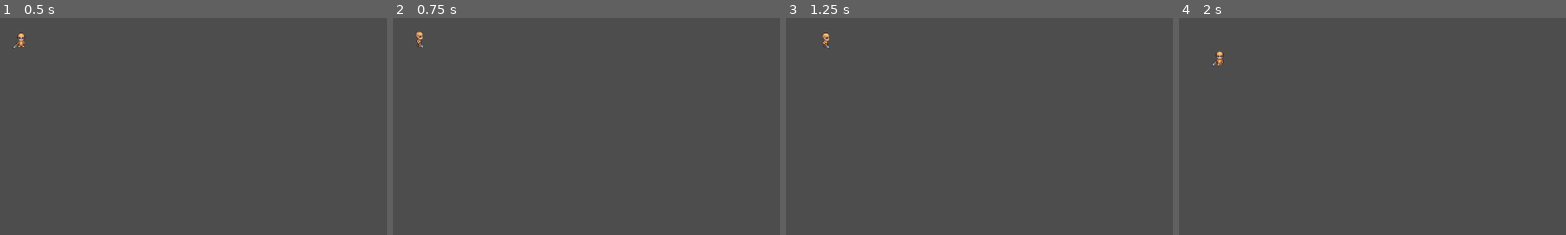
Above: before the commit, frames 1-4 (left to right).
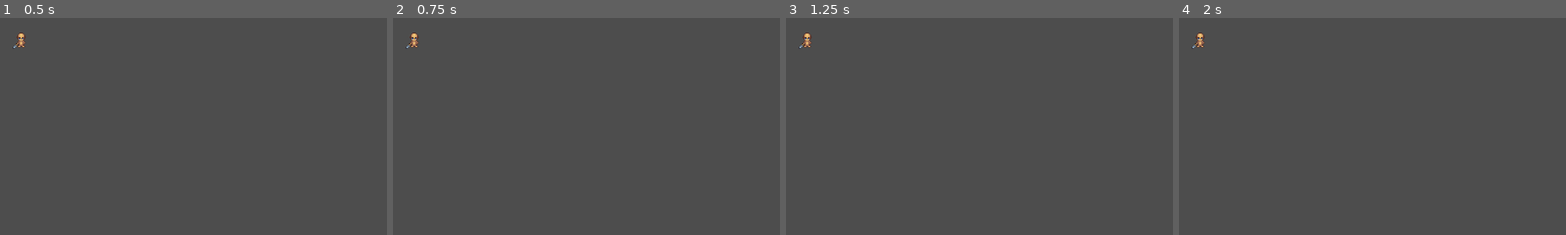
Above: after the commit, the same moments.

Repository: amoxley-developer/monster-survivors
Game: Godot game, scene res://scenes/player.tscn
The game is run twice, just before and just after one commit, with the same random seed, the same clock (stepped at 60 frames per second) and the same inputs. The project has no main scene, so this scene is started directly.
Inputs:
- Up to frame 1 (0.5 s): no input
- Up to frame 2 (0.75 s): tap Enter at 0.5 s; hold Right (ui_right) from 0.53 s (still down); hold Space (dash, bound only after the commit) from 0.53 s (still down)
- Up to frame 3 (1.25 s): keep holding Right (ui_right); keep holding Space (dash, bound only after the commit)
- Up to frame 4 (2 s): release Right (ui_right) at 1.28 s; release Space (dash, bound only after the commit) at 1.28 s; hold Down (ui_down) from 1.28 s (still down); tap Space (dash, bound only after the commit) at 1.35 s
The pictures show only the part of the screen within x 0-50%, y 0-50%; the shares and areas given below are measured in that part.

Frame 1 is identical in both runs. In frame 2, 0.2% of the frame differs, in the area x 3-8%, y 6-14%; in frame 3, 0.2%; in frame 4, 0.3%, in the area x 3-12%, y 6-23%.

Commit message:
create dash state

Diff:
--- a/project.godot
+++ b/project.godot
@@ -13,6 +13,14 @@
 config/name="Monster Survivors"
 config/features=PackedStringArray("4.4", "Forward Plus")
 
+[input]
+
+dash={
+"deadzone": 0.2,
+"events": [Object(InputEventKey,"resource_local_to_scene":false,"resource_name":"","device":-1,"window_id":0,"alt_pressed":false,"shift_pressed":false,"ctrl_pressed":false,"meta_pressed":false,"pressed":false,"keycode":0,"physical_keycode":32,"key_label":0,"unicode":32,"location":0,"echo":false,"script":null)
+]
+}
+
 [rendering]
 
 textures/canvas_textures/default_texture_filter=0
--- a/scenes/player.tscn
+++ b/scenes/player.tscn
@@ -1,9 +1,10 @@
-[gd_scene load_steps=47 format=3 uid="uid://b5anm4sqfhewq"]
+[gd_scene load_steps=48 format=3 uid="uid://b5anm4sqfhewq"]
 
 [ext_resource type="Script" uid="uid://c8xm1wueds2d0" path="res://scripts/state-machine/Player/Player.gd" id="1_3vyb7"]
 [ext_resource type="Script" uid="uid://d34tqo50fdykk" path="res://scripts/state-machine/Player/IdleState.gd" id="2_g2els"]
 [ext_resource type="Script" uid="uid://c0kfctafaqowy" path="res://scripts/state-machine/Player/MovingState.gd" id="3_dqkch"]
 [ext_resource type="Texture2D" uid="uid://dtvh01mof62rl" path="res://assets/sprites/player/Sword_Idle/Sword_Idle_full.png" id="3_qhqgy"]
+[ext_resource type="Script" uid="uid://dumeivi5p2aub" path="res://scripts/state-machine/Player/DashState.gd" id="4_tuyoq"]
 [ext_resource type="Texture2D" uid="uid://nfbrmhwjx3sa" path="res://assets/sprites/player/Sword_Walk/Sword_Walk_full.png" id="5_qlg0r"]
 
 [sub_resource type="AtlasTexture" id="AtlasTexture_dqkch"]
@@ -345,6 +346,11 @@
 script = ExtResource("3_dqkch")
 IdleState = NodePath("../IdleState")
 
+[node name="DashState" type="Node" parent="State" node_paths=PackedStringArray("IdleState", "MoveState")]
+script = ExtResource("4_tuyoq")
+IdleState = NodePath("../IdleState")
+MoveState = NodePath("../MovingState")
+
 [node name="PlayerAnimation" type="AnimatedSprite2D" parent="."]
 sprite_frames = SubResource("SpriteFrames_ur7pv")
 animation = &"walk-right"
--- /dev/null
+++ b/scripts/state-machine/Player/DashState.gd
@@ -0,0 +1,31 @@
+class_name PlayerDashState
+extends PlayerState
+
+@export var IdleState: PlayerIdleState
+@export var MoveState: PlayerMovingState
+@export var dash_time_length := 0.5
+var dash_timer := dash_time_length
+
+func enter_state(player_node: Player) -> void:
+	super(player_node)
+	# set some sort of animation here?
+
+func handle_process(delta: float) -> void:
+	if dash_timer <= 0:
+		exit_state()
+	else:
+		handle_movement(delta)
+		handle_dash_timer(delta)
+
+func handle_movement(delta: float) -> void:
+	pass
+
+func handle_dash_timer(delta: float) -> void:
+	dash_timer -= delta
+
+func exit_state():
+	var direction = Input.get_vector('ui_left', 'ui_right', 'ui_up', 'ui_down')
+	if direction == Vector2.ZERO:
+		player.change_state(IdleState)
+	else:
+		player.change_state(MoveState)
--- a/scripts/state-machine/Player/MovingState.gd
+++ b/scripts/state-machine/Player/MovingState.gd
@@ -2,15 +2,17 @@
 extends PlayerState
 
 @export var IdleState: PlayerIdleState
+@export var DashState: PlayerDashState
 
 func enter_state(player_node: Player):
 	super(player_node)
-
 
 func handle_process(delta: float):
 	var direction = Input.get_vector('ui_left', 'ui_right', 'ui_up', 'ui_down')
 	if direction == Vector2.ZERO:
 		player.change_state(IdleState)
+	elif Input.is_action_pressed('dash'):
+		player.change_state(DashState)
 	else:
 		handle_movement(direction, delta)
 		play_animation()
Not shown, added: scripts/state-machine/Player/DashState.gd.uid
